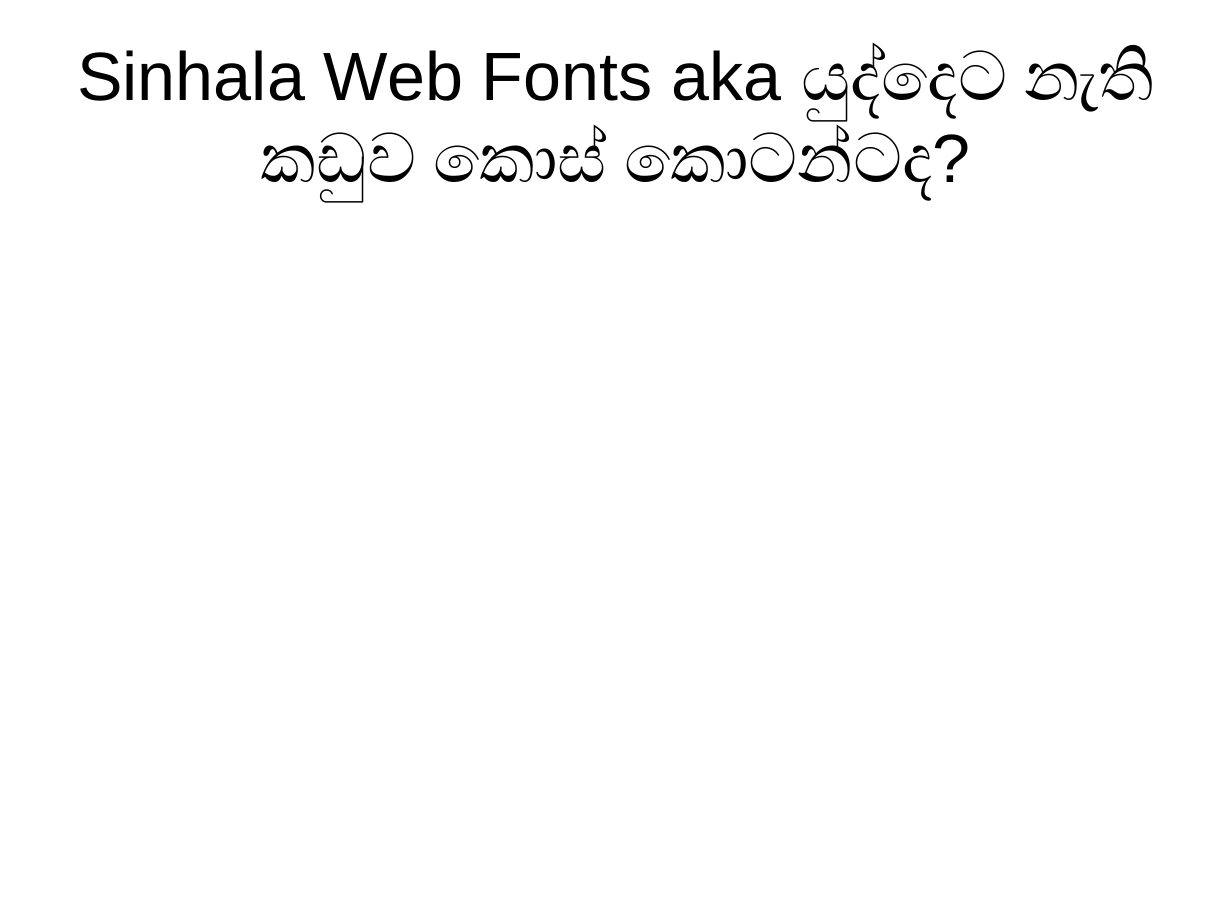
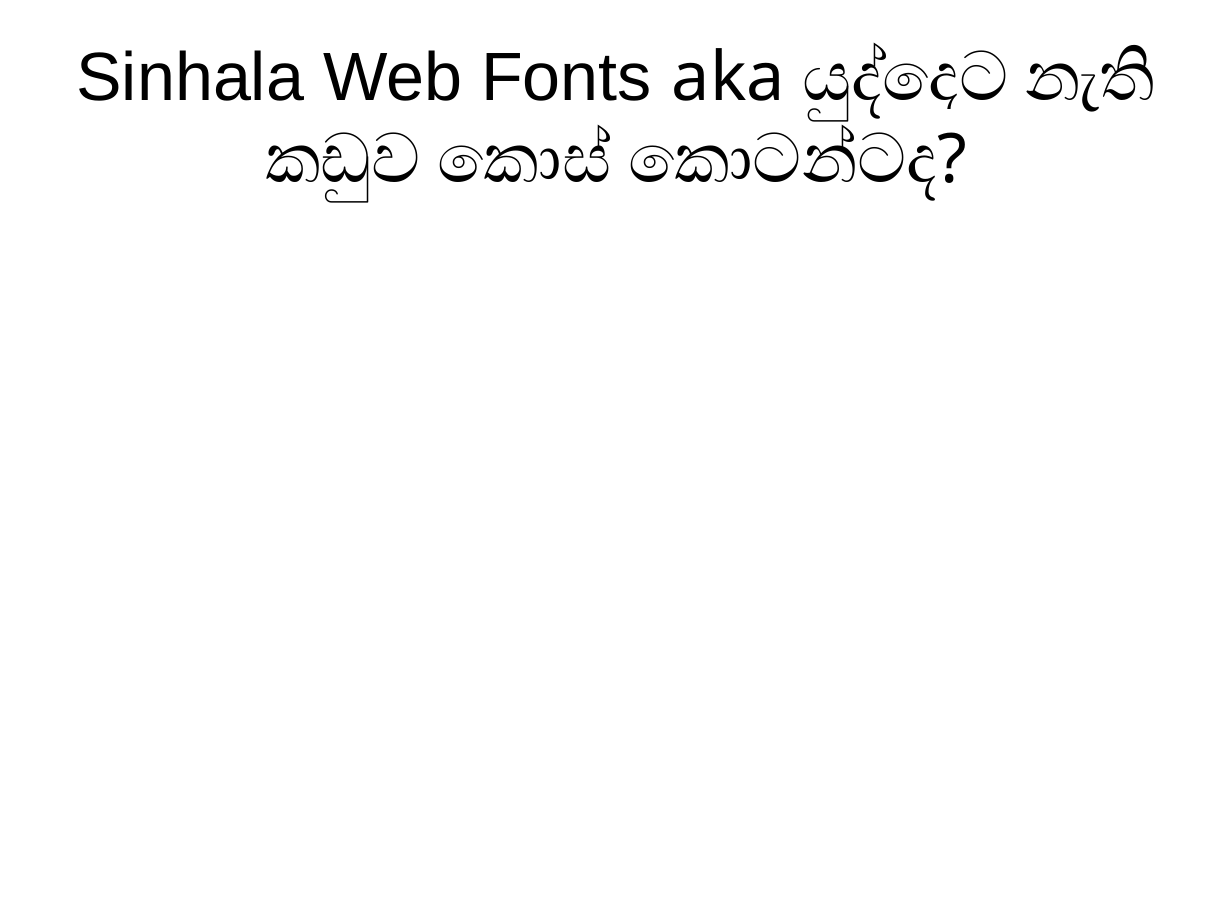
Before and after one commit to pathumego/pkn_presentation, a slide deck: slide 1 of 2015-ux-colombo-presenatation/ux-colombo.odp. Drawn at 1232x924 pixels with LibreOffice and Linux fonts; fonts in the diff are those of the drawing. Boxes give left, top, right and bottom in pixels: in the first picture for what was removed or moved away, otherwise in the second. Text is boxed around its words. In the diff, an @@ line names an element or a change of style, - is before the commit and + after.

Commit message:
/ ‘2015-ux-colombo-presenatation/ux-colombo.odp’

```diff
--- a/2015-ux-colombo-presenatation/ux-colombo.odp
+++ b/2015-ux-colombo-presenatation/ux-colombo.odp
@@ title "Sinhala Web Fonts aka යුද්දෙට ..." at [76, 47, 1151, 201]: font Arial to Noto Sans in "aka යුද්දෙට නැති කඩුව කොස් කොටන්ටද?" @@
```
